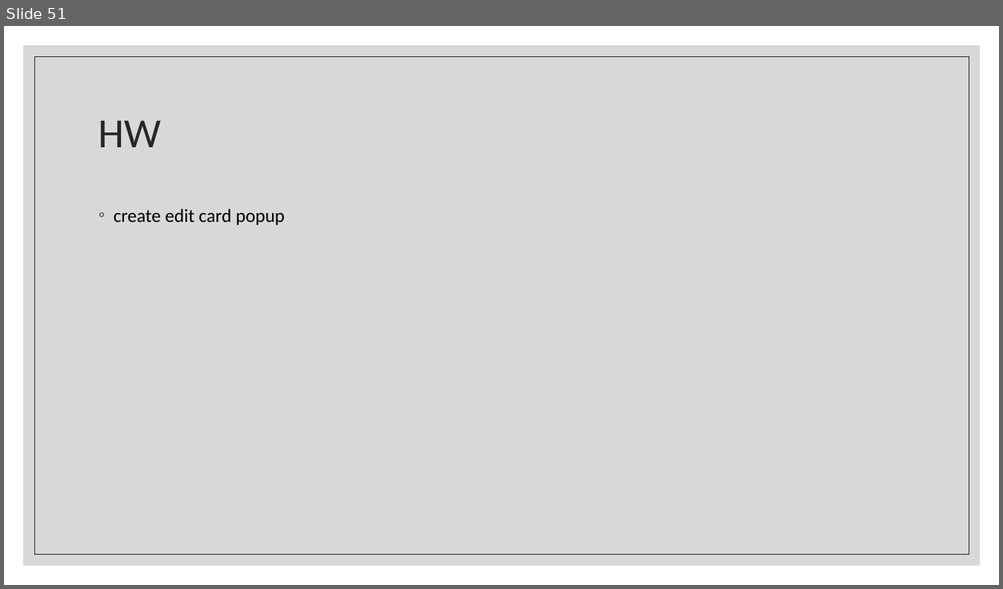
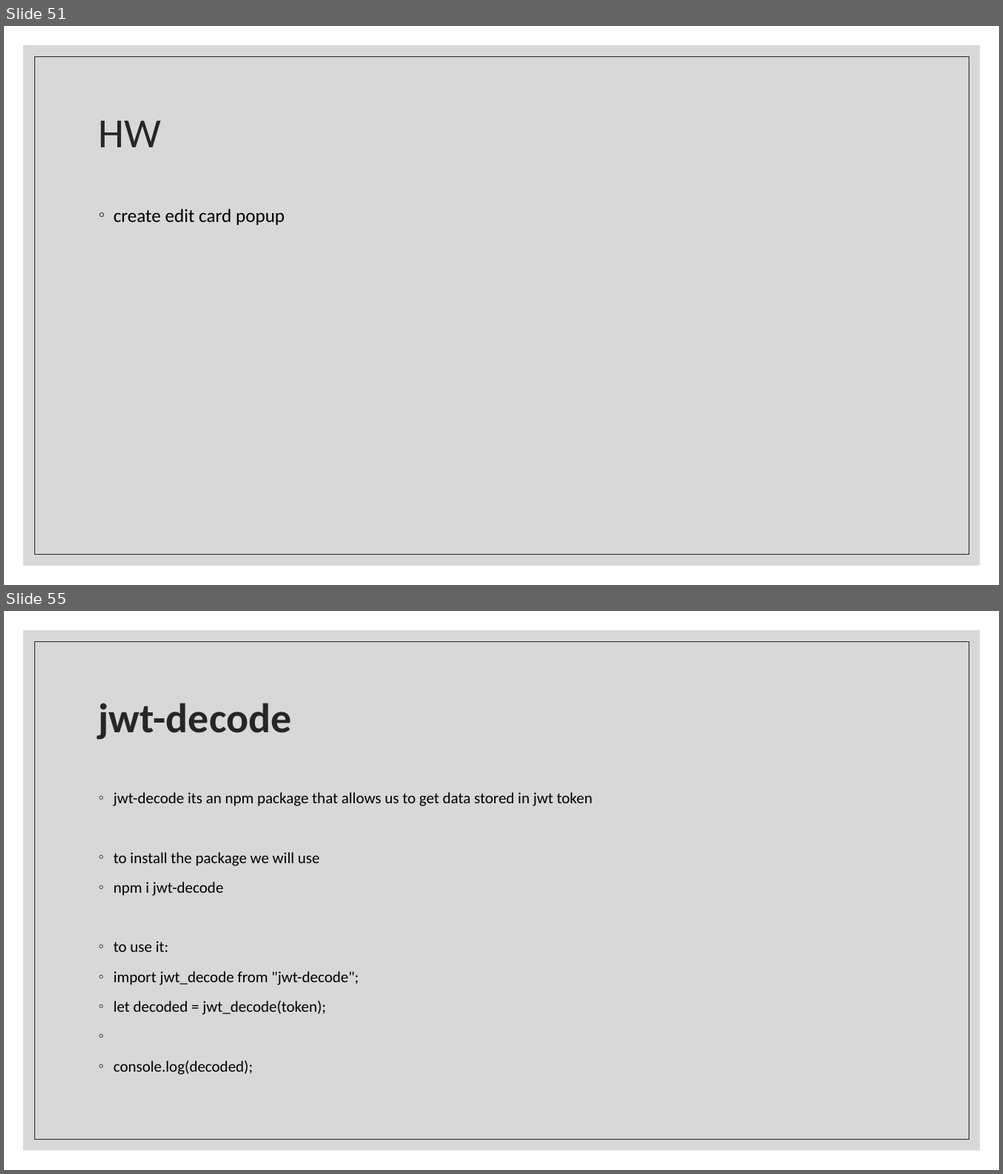
Before and after one commit to Rlss91/ht_W011121MR_morning_first-project, a slide deck: docs/React.pptx. Shown one above the other, each under a label of ours: slide 51 before the commit, slides 51 and 55 after it; the slides between them are not shown. The pictures are 1003x589 and 1003x1174 pixels, drawn with LibreOffice and Linux fonts; fonts in the diff are those of the drawing. Boxes give left, top, right and bottom in pixels: in the first picture for what was removed or moved away, otherwise in the second. Text is boxed around its words. In the diff, an @@ line names an element or a change of style, - is before the commit and + after.

```diff
--- a/docs/React.pptx
+++ b/docs/React.pptx
@@ slide 55 added at (4, 611, 999, 1170), background #FFFFFF; not listed: 2 template elements that a slide beside it also shows @@
@@ title added at (99, 703, 292, 740), 40 pt, text #262626, bold @@
+jwt-decode
@@ text added at (114, 792, 592, 1075), 15 pt, text #000000 @@
+◦ jwt-decode its an npm package that allows us to get data stored in jwt token
+◦ to install the package we will use
+◦ npm i jwt-decode
+◦ to use it:
+◦ import jwt_decode from "jwt-decode";
+◦ let decoded = jwt_decode(token);
+◦ console.log(decoded);
```
Also in this commit, not shown: 1 slide changed, 4 other slides added, 1 slide removed, 8 other files.
